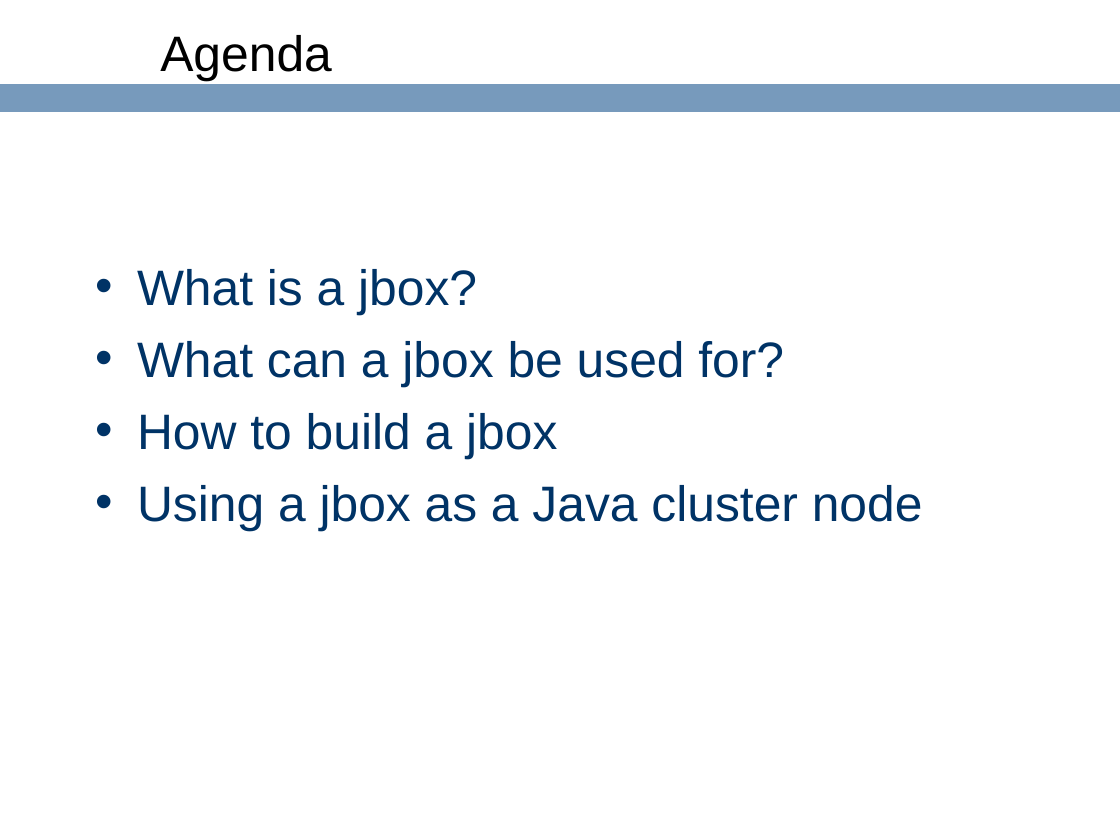
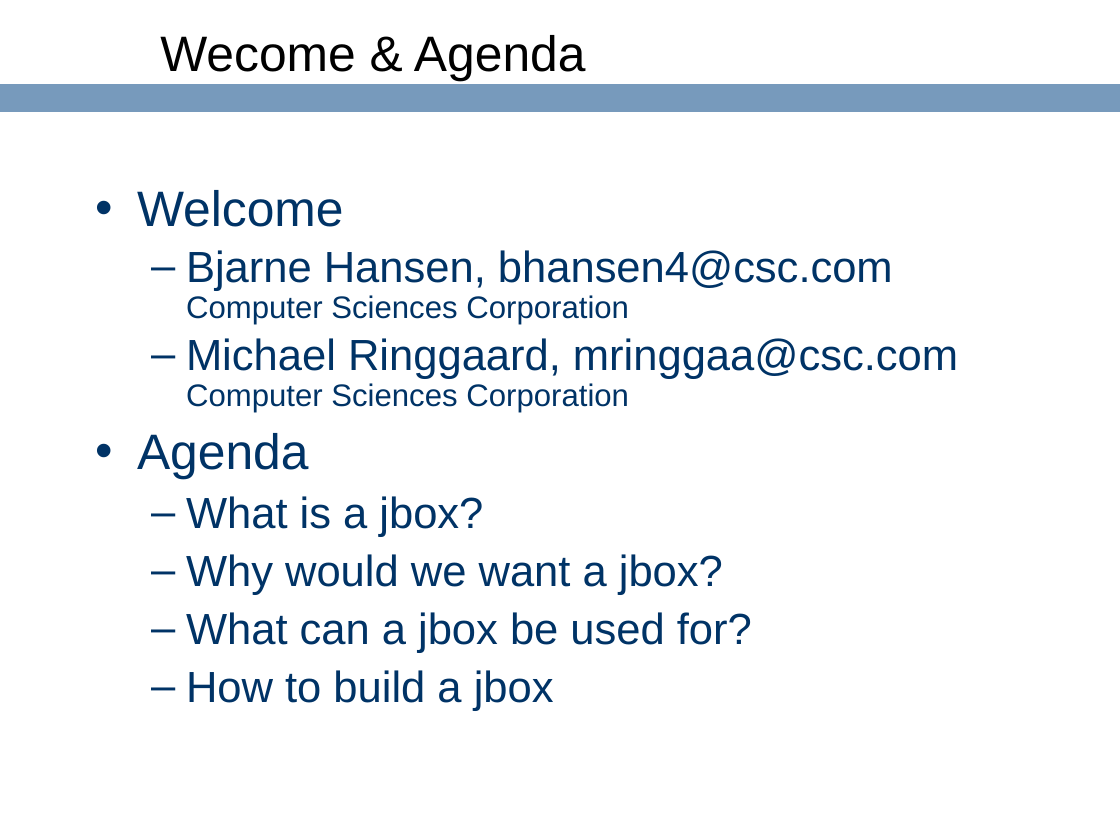
Before and after one commit to ringgaard/sanos, a slide deck: slide 2 of doc/jbox-jaoo.ppt. Drawn at 1120x840 pixels with LibreOffice and Linux fonts; fonts in the diff are those of the drawing; background and template pictures are left out. Boxes give left, top, right and bottom in pixels: in the first picture for what was removed or moved away, otherwise in the second. Text is boxed around its words. In the diff, an @@ line names an element or a change of style, - is before the commit and + after.

```diff
--- a/doc/jbox-jaoo.ppt
+++ b/doc/jbox-jaoo.ppt
@@ title at [160, 35, 586, 81]: text changed @@
-Agenda
+Wecome & Agenda
@@ text at [137, 190, 958, 479]: paragraphs added @@
+• Welcome
+  – Bjarne Hansen, bhansen4@csc.com
+    Computer Sciences Corporation
+  – Michael Ringgaard, mringgaa@csc.com
+    Computer Sciences Corporation
+• Agenda
@@ text at [137, 485, 923, 531]: paragraph removed @@
-• Using a jbox as a Java cluster node
@@ text at [186, 496, 752, 711]: size 32 to 28 pt in "What is a jbox?", "What can a jbox be used for?", "How to build a jbox"; bullet • to –; list level 1 to 2 in "What is a jbox?"; line spacing 1 to 0.9; list level 1 to 2 in "What can a jbox be ..."; list level 1 to 2 in "How to build a jbox" @@
@@ text at [186, 554, 723, 595]: paragraph added @@
+  – Why would we want a jbox?
```
Also in this commit, not shown: 4 other slides changed, 7 slides added, 4 slides removed.
